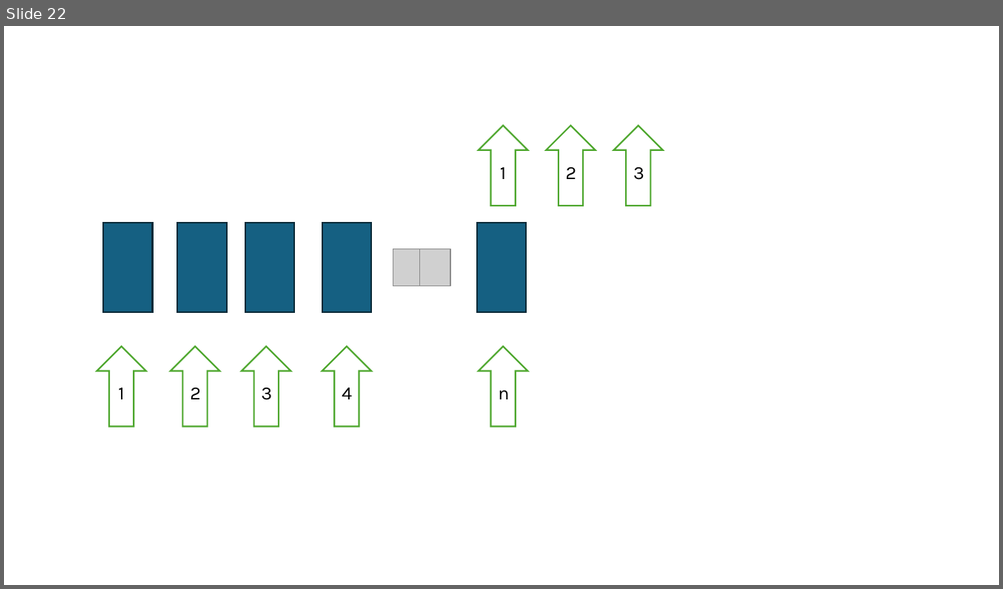
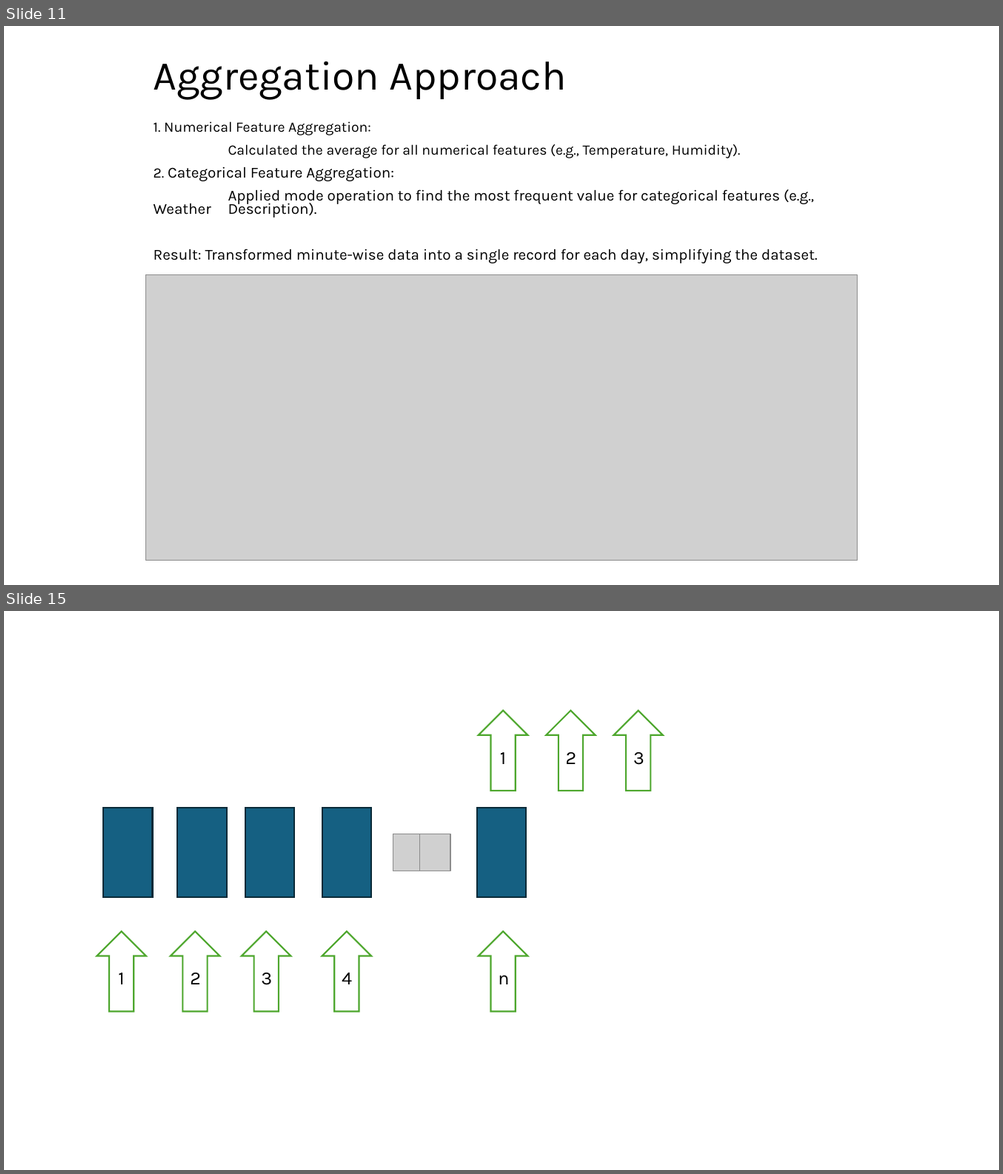
Before and after one commit to cksinghnet/Weather-Based-Grid-Optimization, a slide deck: DataEnggFinalProjectPPT.pptx. Shown one above the other, each under a label of ours: slide 22 before the commit, slides 11 and 15 after it; the slides between them are not shown. The pictures are 1003x589 and 1003x1174 pixels, drawn with LibreOffice and Linux fonts; fonts in the diff are those of the drawing; grey boxes stand for pictures. Boxes give left, top, right and bottom in pixels: in the first picture for what was removed or moved away, otherwise in the second. Text is boxed around its words. In the diff, an @@ line names an element or a change of style, - is before the commit and + after.

```diff
--- a/DataEnggFinalProjectPPT.pptx
+++ b/DataEnggFinalProjectPPT.pptx
@@ slide 11 added at [4,26,999,585], background #FFFFFF @@
@@ title added at [153,62,566,99], 39.6 pt, text #000000 @@
+Aggregation Approach
@@ text added at [153,121,817,264], 14.8 pt, text #000000 @@
+1. Numerical Feature Aggregation:
+Calculated the average for all numerical features (e.g., Temperature, Humidity).
+2. Categorical Feature Aggregation:
+Applied mode operation to find the most frequent value for categorical features (e.g., Weather Description).
+Result: Transformed minute-wise data into a single record for each day, simplifying the dataset.
@@ picture added at [146,275,856,561] @@
@@ what was slide 22 is now slide 15 @@
```
Also in this commit, not shown: 7 slides changed, 4 other slides added, 12 slides removed.
